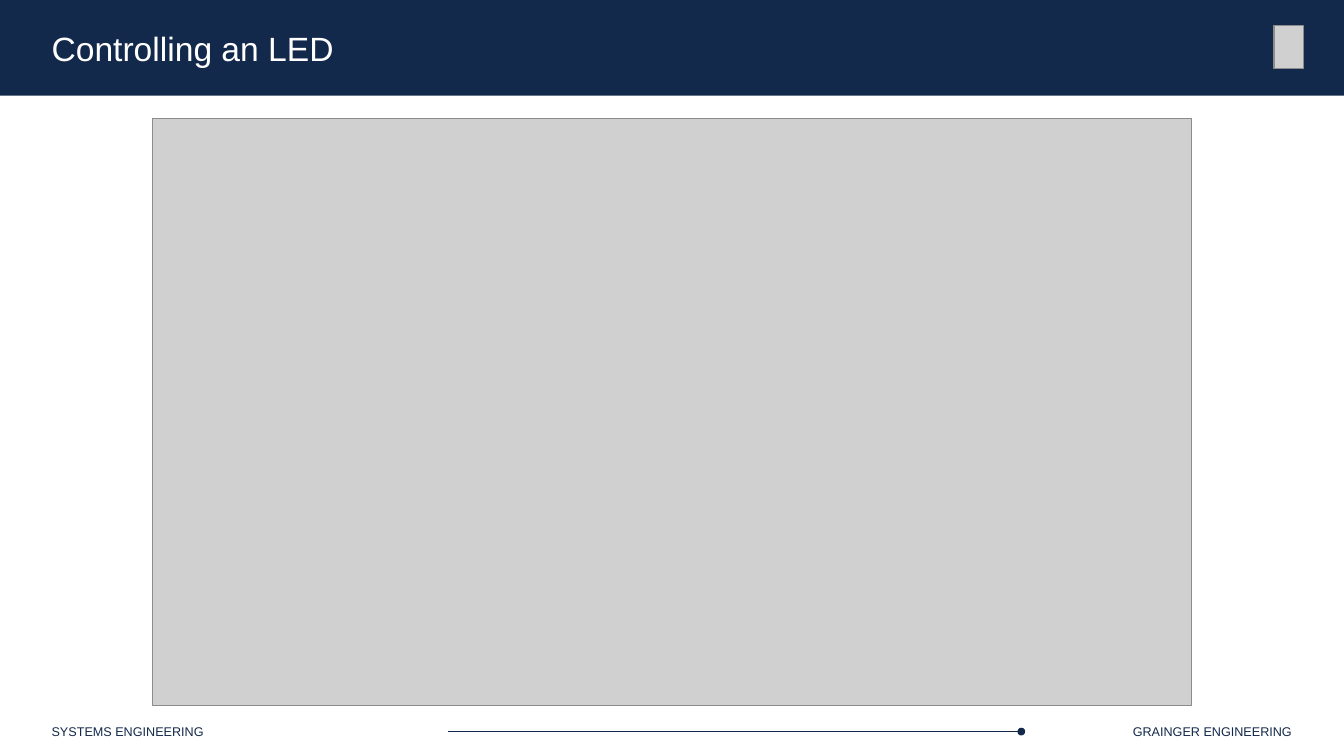
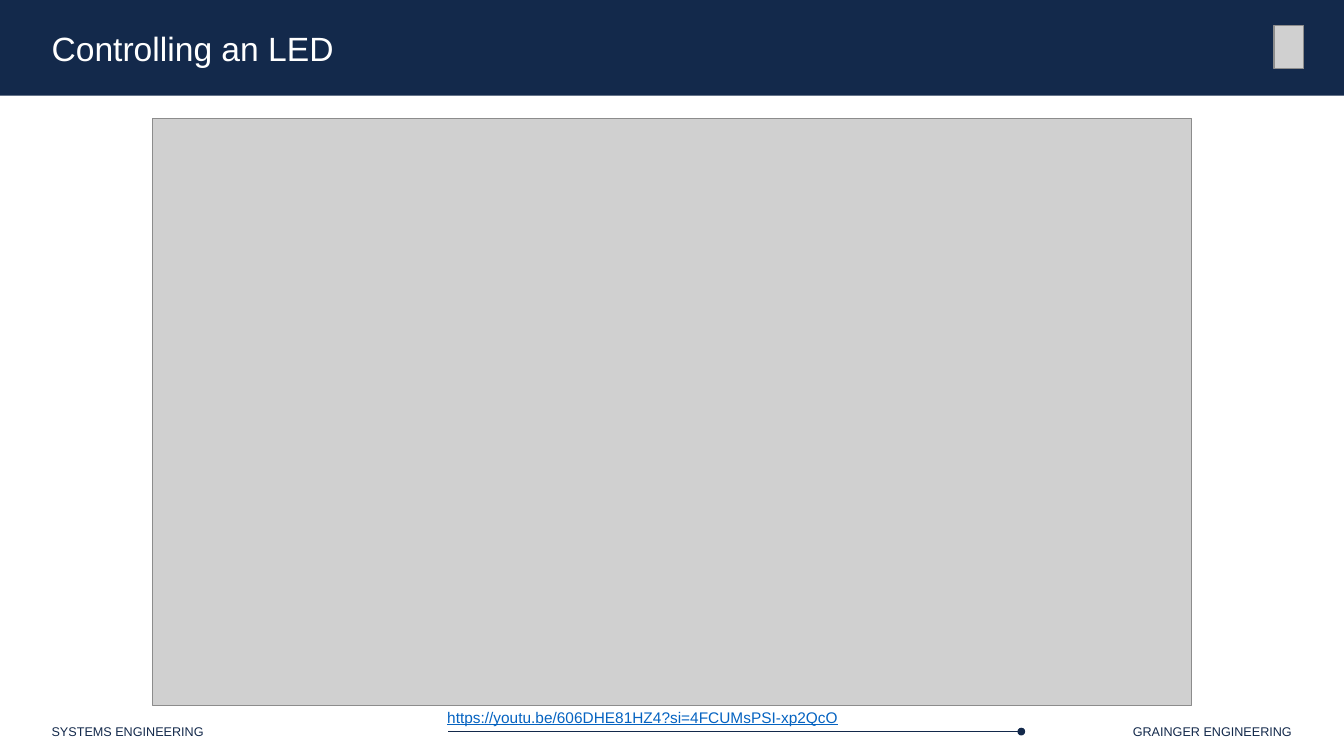
Before and after one commit to Marius-Juston/SE-423---Class-Material, a slide deck: slide 9 of Lectures/Slides/L3.pptx. Drawn at 1344x756 pixels with LibreOffice and Linux fonts; fonts in the diff are those of the drawing; grey boxes stand for pictures. Boxes give left, top, right and bottom in pixels: in the first picture for what was removed or moved away, otherwise in the second. Text is boxed around its words. In the diff, an @@ line names an element or a change of style, - is before the commit and + after.

```diff
--- a/Lectures/Slides/L3.pptx
+++ b/Lectures/Slides/L3.pptx
@@ text added at [447,712,837,726], 11 pt, text #0563C1, underline @@
+https://youtu.be/606DHE81HZ4?si=4FCUMsPSI-xp2QcO
```
Also in this commit, not shown: 5 other slides changed, 4 other files.
